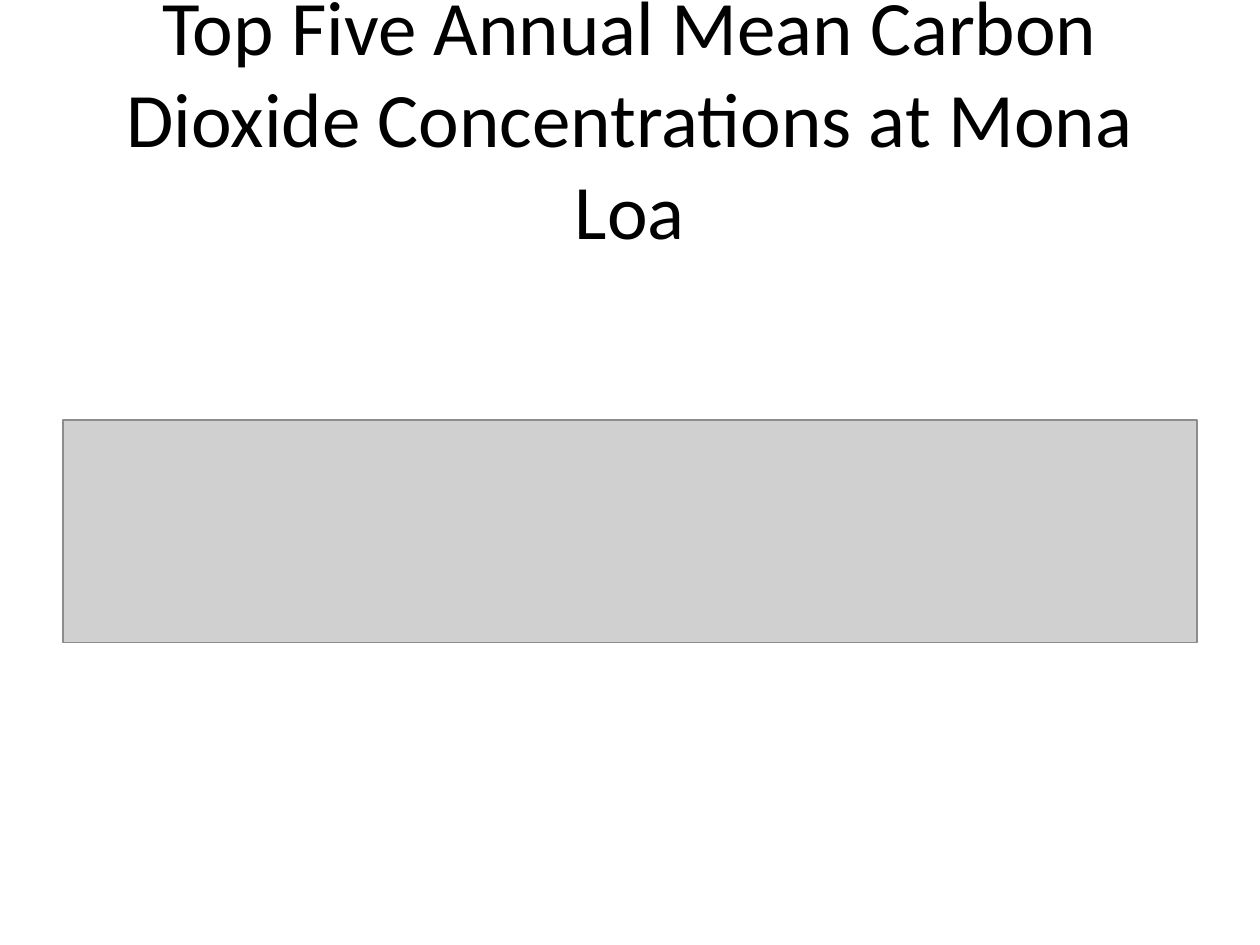
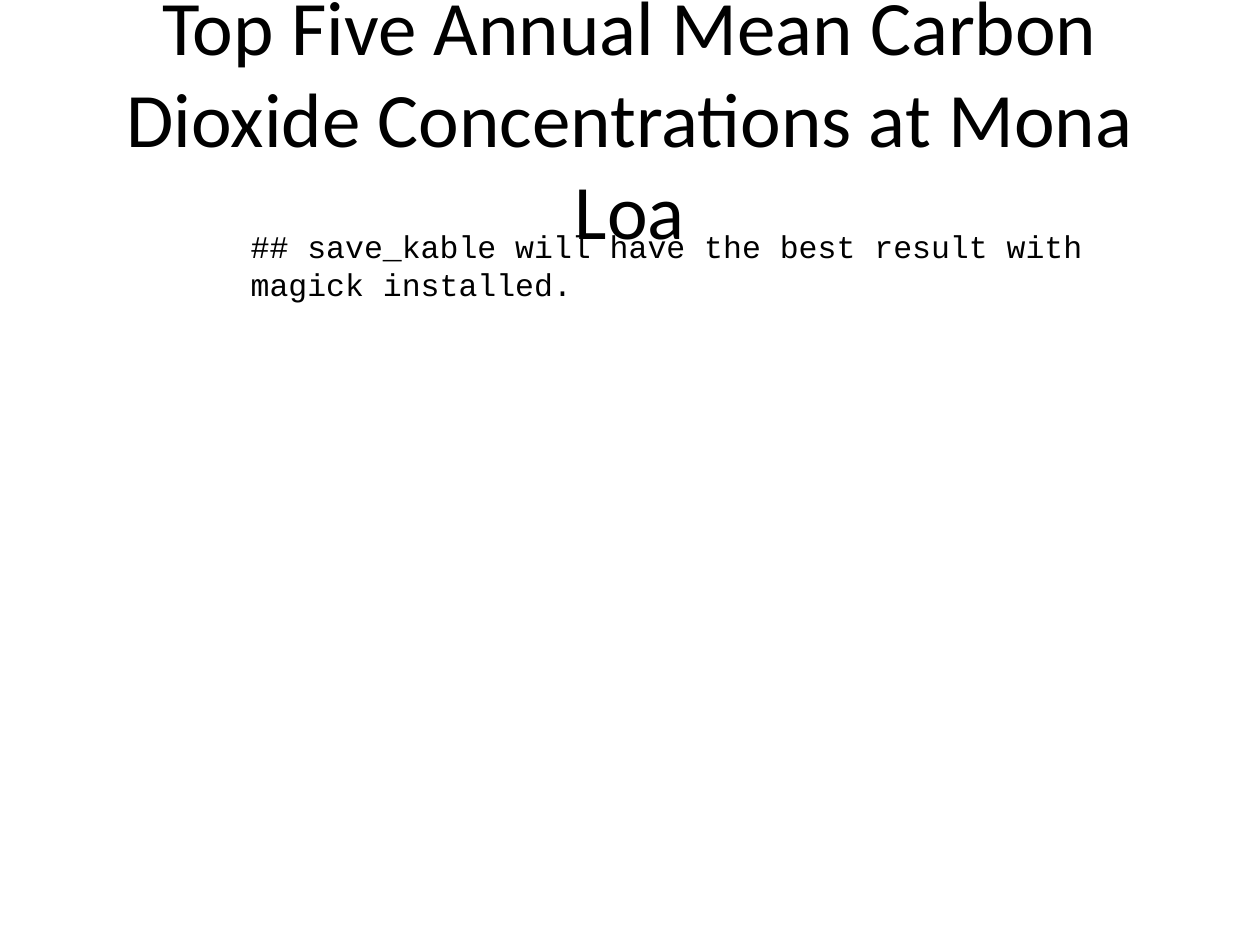
Before and after one commit to AdamWilsonLabEDU/GEO511_2020, a slide deck: slide 3 of CS_08_Template/CS_08_template.pptx. Drawn at 1260x945 pixels with LibreOffice and Linux fonts; fonts in the diff are those of the drawing; grey boxes stand for pictures. Boxes give left, top, right and bottom in pixels: in the first picture for what was removed or moved away, otherwise in the second. Text is boxed around its words. In the diff, an @@ line names an element or a change of style, - is before the commit and + after.

```diff
--- a/CS_08_Template/CS_08_template.pptx
+++ b/CS_08_Template/CS_08_template.pptx
@@ text added at <box>251,235,1083,303</box>, 18 pt, text #000000 @@
+## save_kable will have the best result with magick installed.
@@ picture removed at <box>63,420,1197,641</box> @@
```
Also in this commit, not shown: 1 other slide changed, 1 slide added, 14 other files.
